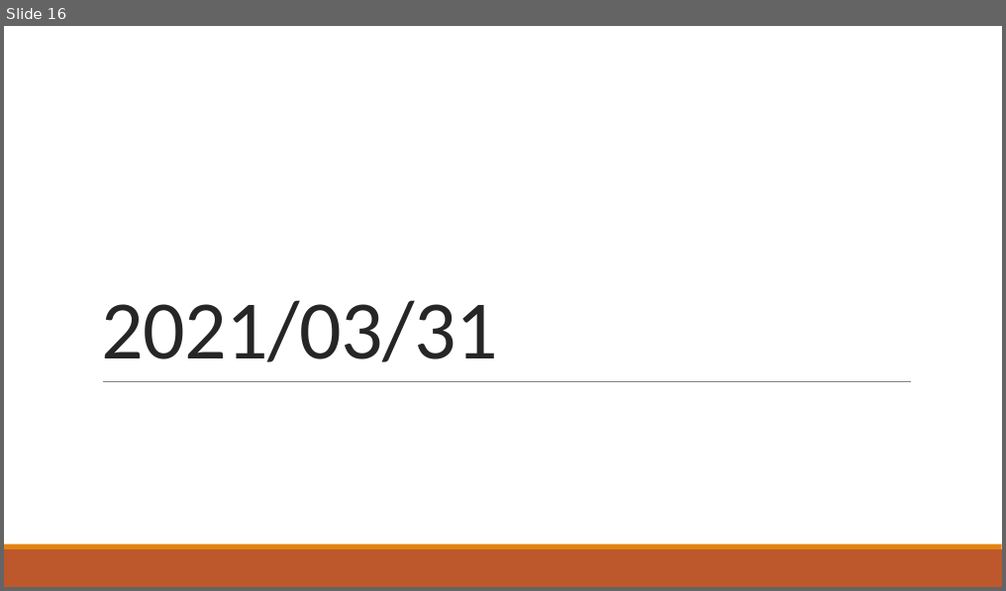
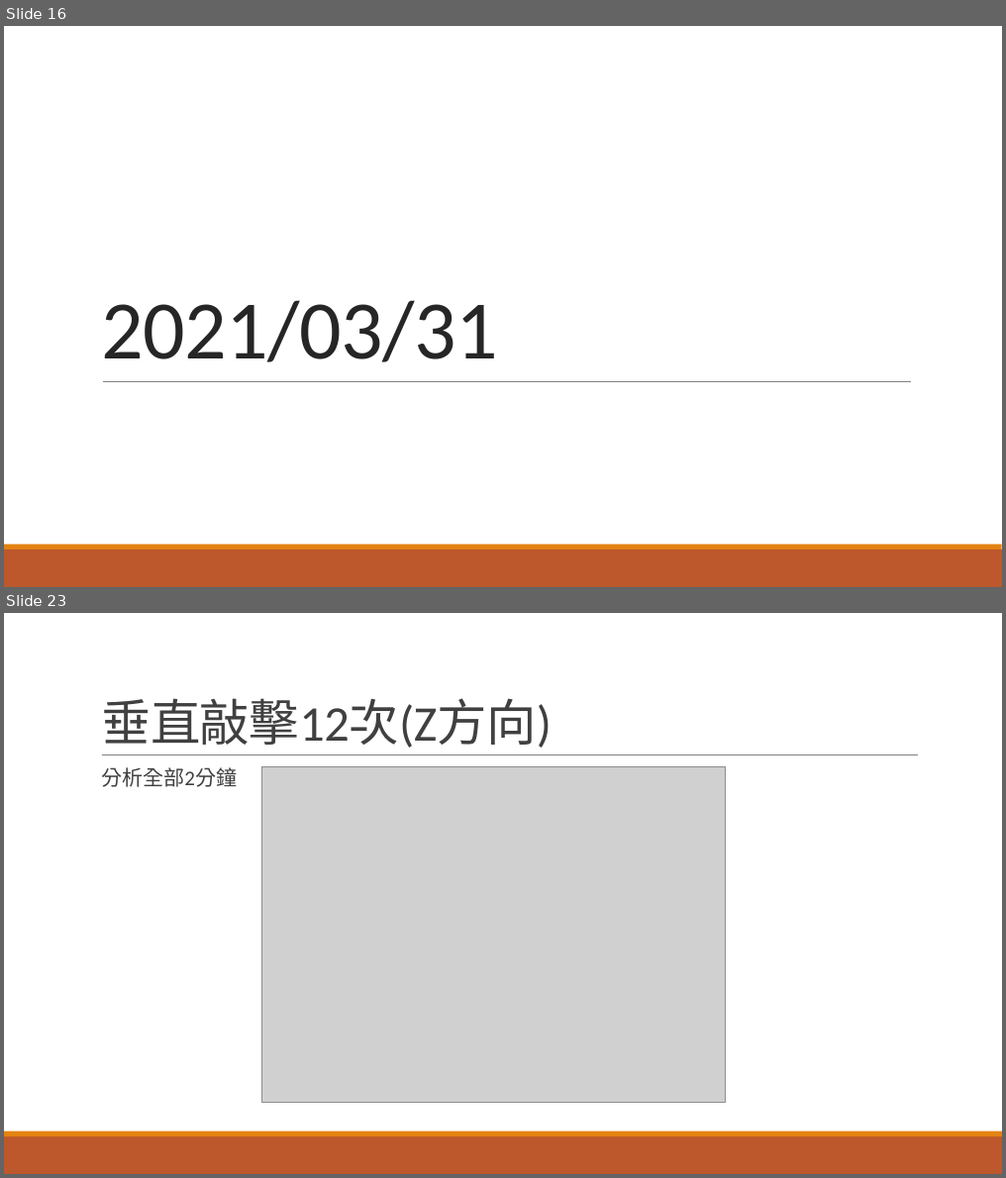
Before and after one commit to r889165/BackUpThesis, a slide deck: Geophone_Calibration/地聲儀求參數.pptx. Shown one above the other, each under a label of ours: slide 16 before the commit, slides 16 and 23 after it; the slides between them are not shown. The pictures are 1006x591 and 1006x1178 pixels, drawn with LibreOffice and Linux fonts; fonts in the diff are those of the drawing; grey boxes stand for pictures. Boxes give left, top, right and bottom in pixels: in the first picture for what was removed or moved away, otherwise in the second. Text is boxed around its words. In the diff, an @@ line names an element or a change of style, - is before the commit and + after.

```diff
--- a/Geophone_Calibration/地聲儀求參數.pptx
+++ b/Geophone_Calibration/地聲儀求參數.pptx
@@ slide 23 added at (4, 613, 1002, 1174), background #FFFFFF; not listed: 2 template elements that a slide beside it also shows @@
@@ title added at (101, 698, 551, 748), 48 pt, text #404040 @@
+垂直敲擊12次(Z方向)
@@ line added from (102, 756) to (918, 756), #808080 0.5 pt @@
@@ text added at (101, 767, 237, 787), 20 pt, text #404040 @@
+  分析全部2分鐘
@@ picture added at (262, 767, 726, 1103) @@
```
Also in this commit, not shown: 5 slides changed, 9 other slides added, 4 slides removed, 21 other files.
